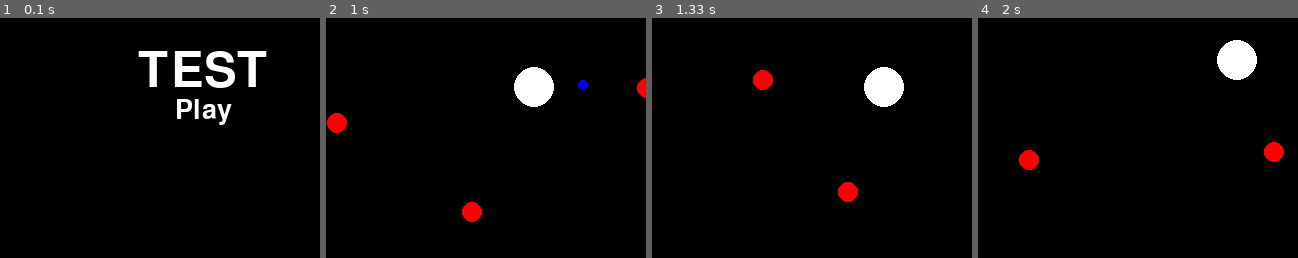
Above: before the commit, frames 1-4 (left to right).
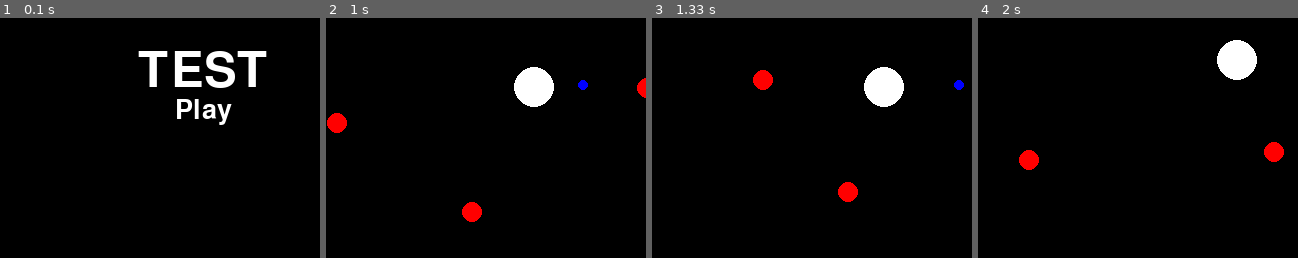
Above: after the commit, the same moments.

Repository: rodriguezg68/pygame-testing
Game: pygame game, started from test.py
Two runs of this game, one before a commit and one after it. Both use one fixed random seed, a clock stepped at 60 frames per second and the inputs below. The source is Python 2; it was converted automatically to run under Python 3.
Inputs (mouse positions are % of the whole screen's width and height, from its top left):
- Up to frame 1 (0.1 s): no input
- Up to frame 2 (1 s): click "Play" at 0.38 s; click (82, 47) at 0.72 s
- Up to frame 3 (1.33 s): hold Right from 1 s (still down)
- Up to frame 4 (2 s): release Right at 1.47 s; hold Up 1.5-1.8 s; hold Right from 1.83 s (still down)
The pictures show only the part of the screen within x 18-68%, y 36-86%; the shares and areas given below are measured in that part.

Frames 1-2 are identical in both runs. In frame 3, 0.1% of the frame differs, in the area x 94-98%, y 25-30%; in frame 4, nothing differs.

Commit message:
Previously, added small difficulty spike. Now, removed border since that was mainly for debugging. To compensate for the added difficulty, you can now shoot farther.

Diff:
--- a/test.py
+++ b/test.py
@@ -148,7 +148,7 @@
 		test = angle_to_vector(self.get_angle())
 		bullet_pos = [int(self.pos[0] + self.rad * test[0]), int(self.pos[1] + self.rad* test[1])]
         	bullet_vel = [int(6 * test[0]), int(6 * test[1])]
-		bullet_array.append(Circle(BLUE, bullet_pos, bullet_vel, 5, 0, 150))
+		bullet_array.append(Circle(BLUE, bullet_pos, bullet_vel, 5, 0, 200))
 
 	def collide(self, other_object):
 		distance = dist(self.get_pos(), other_object.get_pos())
@@ -200,7 +200,6 @@
 		window.blit(self.font, self.pos)
 
 test = Circle(WHITE, [DIM[0] / 2, DIM[1] / 2], [0, 0], 20, 0)
-#border = Circle(WHITE, [LENGTH / 2, WIDTH / 2], [0, 0], test.get_radius() + 90, 1)
 bullet_array = []
 enemy_array = []
 explosion_array = []
@@ -220,7 +219,6 @@
 	else:
 
 		test.draw(WINDOW)
-		#border.draw(WINDOW)
 		test.update()
 		life_text.draw(WINDOW)
 		score_text.draw(WINDOW)
